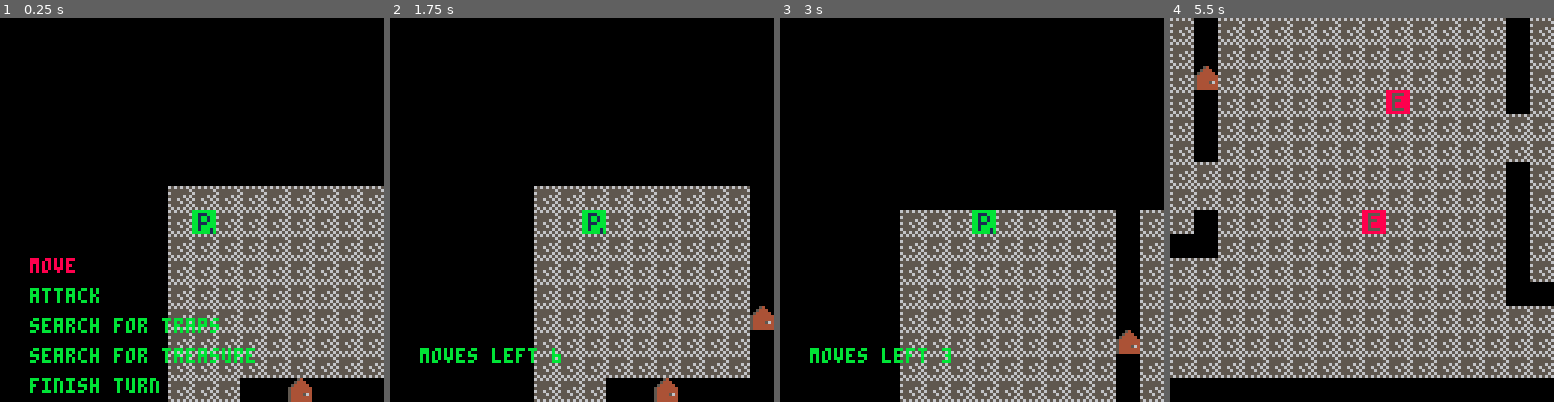
Above: before the commit, frames 1-4 (left to right).
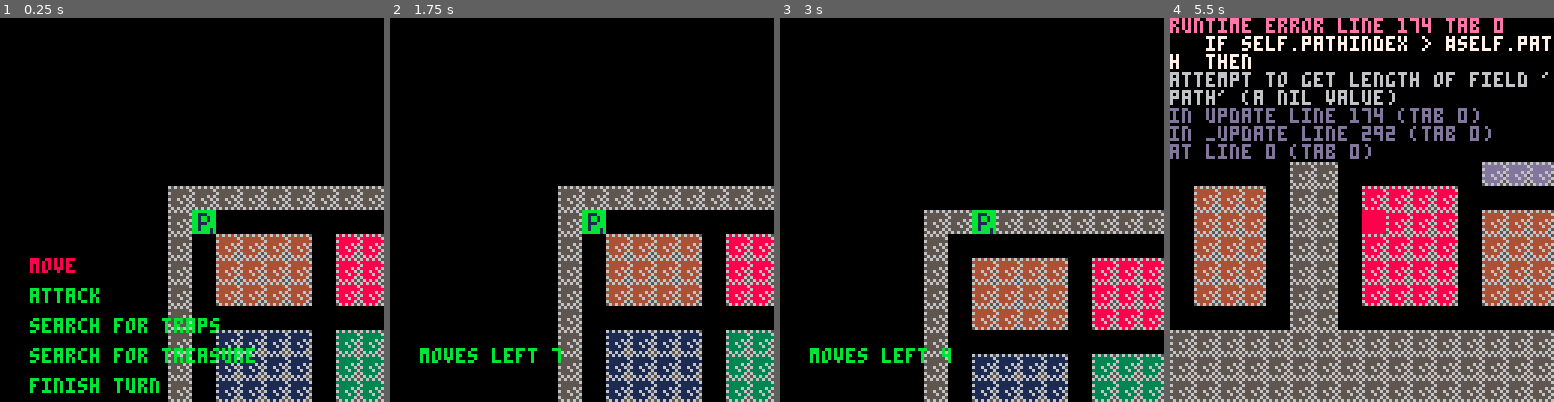
Above: after the commit, the same moments.

Repository: rad-corps/HQuest
Game: PICO-8 cartridge hq.p8
The game is run twice, just before and just after one commit, with the same random seed, the same clock (stepped at 60 frames per second) and the same inputs.
Inputs:
- Up to frame 1 (0.25 s): no input
- Up to frame 2 (1.75 s): tap X (X key) at 0.33, 1.07 s; tap O (Z key) at 0.7, 1.7 s; hold Right from 1.6 s (still down)
- Up to frame 3 (3 s): tap X (X key) at 1.85, 2.97 s; release Right at 2.1 s; tap O (Z key) at 2.1, 2.5, 2.9 s; hold Up 2.15-2.42 s; hold Right from 2.47 s (still down)
- Up to frame 4 (5.5 s): release Right at 3.03 s; hold Left 3.08-3.58 s; tap O (Z key) every 0.4 s from 3.3 to 5.3 s; hold Down 3.63-3.97 s; hold Right 4.02-4.68 s; tap X (X key) at 4.08, 5.2 s; hold Up 4.73-5.03 s; hold Left from 5.08 s (still down)

The runs differ from the first frame. In frame 1, 19% of the frame differs, in the area x 50-100%, y 50-100%; in frame 2, 24%; in frame 3, 23%; in frame 4, 72%, in the area x 0-100%, y 0-100%.
Error after the commit: runtime error line 174 tab 0; if self.pathindex > #self.path then; attempt to get length of field 'path' (a nil value)

Commit message:
modelled HQ board

Diff:
--- a/hq.p8
+++ b/hq.p8
@@ -455,14 +455,14 @@
 88088888880888888808888888088888000000000000000000000000000000000000000000000000000000000000000000000000000000000000000000000000
 88000088880000888800008888000088000000000000000000000000000000000000000000000000000000000000000000000000000000000000000000000000
 88888888888888888888888888888888000000000000000000000000000000000000000000000000000000000000000000000000000000000000000000000000
-00000000656565650000000000000000000000000000000000000000000000000000000000000000000000000000000000000000000000000000000000000000
-00000000555555560000000000000000000000000000000000000000000000000000000000000000000000000000000000000000000000000000000000000000
-00000000655555550000000000000000000000000000000000000000000000000000000000000000000000000000000000000000000000000000000000000000
-00000000555556560000000000000000000000000000000000000000000000000000000000000000000000000000000000000000000000000000000000000000
-00000000655655650000000000000000000000000000000000000000000000000000000000000000000000000000000000000000000000000000000000000000
-00000000555565560000000000000000000000000000000000000000000000000000000000000000000000000000000000000000000000000000000000000000
-00000000655555650000000000000000000000000000000000000000000000000000000000000000000000000000000000000000000000000000000000000000
-00000000565656560000000000000000000000000000000000000000000000000000000000000000000000000000000000000000000000000000000000000000
+000000006565656564646465686868656c6c6c656d6d6d65616161656f6f6f656e6e6e6563636365000000000000000000000000000000000000000000000000
+00000000555555564444444688888886ccccccc6ddddddd611111116fffffff6eeeeeee633333336000000000000000000000000000000000000000000000000
+000000006555555564444444688888886ccccccc6ddddddd611111116fffffff6eeeeeee63333333000000000000000000000000000000000000000000000000
+00000000555556564444464688888686ccccc6c6ddddd6d611111616fffff6f6eeeee6e633333636000000000000000000000000000000000000000000000000
+000000006556556564464465688688656cc6cc656dd6dd65611611656ff6ff656ee6ee6563363365000000000000000000000000000000000000000000000000
+00000000555565564444644688886886cccc6cc6dddd6dd611116116ffff6ff6eeee6ee633336336000000000000000000000000000000000000000000000000
+000000006555556564444465688888656ccccc656ddddd65611111656fffff656eeeee6563333365000000000000000000000000000000000000000000000000
+0000000056565656564646565686865656c6c65656d6d6565616165656f6f65656e6e65656363656000000000000000000000000000000000000000000000000
 00054000000000000000000000000000000000000000000000000000000000000000000000000000000000000000000000000000000000000000000000000000
 00544400000000000000000000000000000000000000000000000000000000000000000000000000000000000000000000000000000000000000000000000000
 05444440000000000000000000000000000000000000000000000000000000000000000000000000000000000000000000000000000000000000000000000000
@@ -572,165 +572,165 @@
 0000000000000000000000000000000000000000000000000000000000000000000000000000000000000000000000000000000000000000000000000000000000000000000000000000000000000000000000000000000000000000000000000000000000000000000000000000000000000000000000000000000000000000
 0000000000000000000000000000000000000000000000000000000000000000000000000000000000000000000000000000000000000000000000000000000000000000000000000000000000000000000000000000000000000000000000000000000000000000000000000000000000000000000000000000000000000000
 __map__
-2121212121212121212021212121212121212121212121212121212121212121000000000000000000000000000000000000000000000000000000000000000000000000000000000000000000000000000000000000000000000000000000000000000000000000000000000000000000000000000000000000000000000000
-2121212121212121212021212121212121212121212121212121212121212121000000000000000000000000000000000000000000000000000000000000000000000000000000000000000000000000000000000000000000000000000000000000000000000000000000000000000000000000000000000000000000000000
-2121212121212121212021212121212121212121212121212121212121212121000000000000000000000000000000000000000000000000000000000000000000000000000000000000000000000000000000000000000000000000000000000000000000000000000000000000000000000000000000000000000000000000
-2121212121212121212021212121212121212121212121212121212121212121000000000000000000000000000000000000000000000000000000000000000000000000000000000000000000000000000000000000000000000000000000000000000000000000000000000000000000000000000000000000000000000000
-2121212121212121212021212121212121212121212121212121212121212121000000000000000000000000000000000000000000000000000000000000000000000000000000000000000000000000000000000000000000000000000000000000000000000000000000000000000000000000000000000000000000000000
-2121212121212121213021212121212121212121212121212121212121212121000000000000000000000000000000000000000000000000000000000000000000000000000000000000000000000000000000000000000000000000000000000000000000000000000000000000000000000000000000000000000000000000
-2121212121212121212021212121212121212121212121212121212121212121000000000000000000000000000000000000000000000000000000000000000000000000000000000000000000000000000000000000000000000000000000000000000000000000000000000000000000000000000000000000000000000000
-2121212121212121212021212121212121212121212121212121212121212121000000000000000000000000000000000000000000000000000000000000000000000000000000000000000000000000000000000000000000000000000000000000000000000000000000000000000000000000000000000000000000000000
-2121212020302020202020202121212121212121212121212121212121212121000000000000000000000000000000000000000000000000000000000000000000000000000000000000000000000000000000000000000000000000000000000000000000000000000000000000000000000000000000000000000000000000
-2020202021212121212121202020202020202121202020202020202020202020000000000000000000000000000000000000000000000000000000000000000000000000000000000000000000000000000000000000000000000000000000000000000000000000000000000000000000000000000000000000000000000000
-2121212121212121212121212021212121212121212121212120212121212121000000000000000000000000000000000000000000000000000000000000000000000000000000000000000000000000000000000000000000000000000000000000000000000000000000000000000000000000000000000000000000000000
-2121212121212121212121212021212121212121212121212120212121212121000000000000000000000000000000000000000000000000000000000000000000000000000000000000000000000000000000000000000000000000000000000000000000000000000000000000000000000000000000000000000000000000
-2121212121212121212121213021212121212121212121212120212121212121000000000000000000000000000000000000000000000000000000000000000000000000000000000000000000000000000000000000000000000000000000000000000000000000000000000000000000000000000000000000000000000000
-2121212121212121212121212021212121212121212121212120212121212121000000000000000000000000000000000000000000000000000000000000000000000000000000000000000000000000000000000000000000000000000000000000000000000000000000000000000000000000000000000000000000000000
-2121212121212121212121212021212121212121212121212121212121212121000000000000000000000000000000000000000000000000000000000000000000000000000000000000000000000000000000000000000000000000000000000000000000000000000000000000000000000000000000000000000000000000
-2121212121212121212121212021212121212121212121212121212121212121000000000000000000000000000000000000000000000000000000000000000000000000000000000000000000000000000000000000000000000000000000000000000000000000000000000000000000000000000000000000000000000000
-2121212121212121212121212121212121212121212121212120212121212121000000000000000000000000000000000000000000000000000000000000000000000000000000000000000000000000000000000000000000000000000000000000000000000000000000000000000000000000000000000000000000000000
-2121212121212121212121212121212121212121212121212120212121212121000000000000000000000000000000000000000000000000000000000000000000000000000000000000000000000000000000000000000000000000000000000000000000000000000000000000000000000000000000000000000000000000
-2121212121212121212121212021212121212121212121212120212121212121000000000000000000000000000000000000000000000000000000000000000000000000000000000000000000000000000000000000000000000000000000000000000000000000000000000000000000000000000000000000000000000000
-2020202020203020202020202021212121212121212121212120212121212121000000000000000000000000000000000000000000000000000000000000000000000000000000000000000000000000000000000000000000000000000000000000000000000000000000000000000000000000000000000000000000000000
-2121212121212121212021212121212121212121212121212120212121212121000000000000000000000000000000000000000000000000000000000000000000000000000000000000000000000000000000000000000000000000000000000000000000000000000000000000000000000000000000000000000000000000
-2121212121212121212021212121212121212121212121212120202021202020000000000000000000000000000000000000000000000000000000000000000000000000000000000000000000000000000000000000000000000000000000000000000000000000000000000000000000000000000000000000000000000000
-2121212121212121212021212121212121212121212121212121212121212121000000000000000000000000000000000000000000000000000000000000000000000000000000000000000000000000000000000000000000000000000000000000000000000000000000000000000000000000000000000000000000000000
-2121212121212121212021212121212121212121212121212121212121212121000000000000000000000000000000000000000000000000000000000000000000000000000000000000000000000000000000000000000000000000000000000000000000000000000000000000000000000000000000000000000000000000
-2121212121212121212021212121212121212121212121212121212121212121000000000000000000000000000000000000000000000000000000000000000000000000000000000000000000000000000000000000000000000000000000000000000000000000000000000000000000000000000000000000000000000000
-2020202020202020302020202020202020202020202020202020202020202020000000000000000000000000000000000000000000000000000000000000000000000000000000000000000000000000000000000000000000000000000000000000000000000000000000000000000000000000000000000000000000000000
-2121212121212121212121212121212121212121212121212121212121212121000000000000000000000000000000000000000000000000000000000000000000000000000000000000000000000000000000000000000000000000000000000000000000000000000000000000000000000000000000000000000000000000
-2121212121212121212121212121212121212121212121212121212121212121000000000000000000000000000000000000000000000000000000000000000000000000000000000000000000000000000000000000000000000000000000000000000000000000000000000000000000000000000000000000000000000000
-2121212121212121212121212121212121212121212121212121212121212121000000000000000000000000000000000000000000000000000000000000000000000000000000000000000000000000000000000000000000000000000000000000000000000000000000000000000000000000000000000000000000000000
-2121212121212121212121212121212121212121212121212121212121212121000000000000000000000000000000000000000000000000000000000000000000000000000000000000000000000000000000000000000000000000000000000000000000000000000000000000000000000000000000000000000000000000
-2121212121212121212121212121212121212121212121212121212121212121000000000000000000000000000000000000000000000000000000000000000000000000000000000000000000000000000000000000000000000000000000000000000000000000000000000000000000000000000000000000000000000000
-2121212121212121212121212121212121212121212121212121212121212121000000000000000000000000000000000000000000000000000000000000000000000000000000000000000000000000000000000000000000000000000000000000000000000000000000000000000000000000000000000000000000000000
-…(130 lines of a section not shown)…
+2121212121212121212121212121212121212121212121212121212121212121212100000000000000000000000000000000000000000000000000000000000000000000000000000000000000000000000000000000000000000000000000000000000000000000000000000000000000000000000000000000000000000000
+2120202020202020202020202020202021212020202020202020202020202020202100000000000000000000000000000000000000000000000000000000000000000000000000000000000000000000000000000000000000000000000000000000000000000000000000000000000000000000000000000000000000000000
+2120222222222023232323202424242021212023232320252525252022222222202100000000000000000000000000000000000000000000000000000000000000000000000000000000000000000000000000000000000000000000000000000000000000000000000000000000000000000000000000000000000000000000
+2120222222222023232323202424242021212023232320252525252022222222202100000000000000000000000000000000000000000000000000000000000000000000000000000000000000000000000000000000000000000000000000000000000000000000000000000000000000000000000000000000000000000000
+2120222222222023232323202424242021212023232320252525252022222222202100000000000000000000000000000000000000000000000000000000000000000000000000000000000000000000000000000000000000000000000000000000000000000000000000000000000000000000000000000000000000000000
+2120202020202020202020202424242021212023232320252525252022222222202100000000000000000000000000000000000000000000000000000000000000000000000000000000000000000000000000000000000000000000000000000000000000000000000000000000000000000000000000000000000000000000
+2120262626262029292929202424242021212023232320202020202020202020202100000000000000000000000000000000000000000000000000000000000000000000000000000000000000000000000000000000000000000000000000000000000000000000000000000000000000000000000000000000000000000000
+2120262626262029292929202020202021212020202020222222222027272727202100000000000000000000000000000000000000000000000000000000000000000000000000000000000000000000000000000000000000000000000000000000000000000000000000000000000000000000000000000000000000000000
+2120262626262029292929202121212121212121212120222222222027272727202100000000000000000000000000000000000000000000000000000000000000000000000000000000000000000000000000000000000000000000000000000000000000000000000000000000000000000000000000000000000000000000
+2120262626262029292929202120202020202020202120222222222027272727202100000000000000000000000000000000000000000000000000000000000000000000000000000000000000000000000000000000000000000000000000000000000000000000000000000000000000000000000000000000000000000000
+2120262626262029292929202120252525252525202120222222222027272727202100000000000000000000000000000000000000000000000000000000000000000000000000000000000000000000000000000000000000000000000000000000000000000000000000000000000000000000000000000000000000000000
+2120202020202020202020202120252525252525202120202020202020202020202100000000000000000000000000000000000000000000000000000000000000000000000000000000000000000000000000000000000000000000000000000000000000000000000000000000000000000000000000000000000000000000
+2121212121212121212121212120252525252525202121212121212121212121212100000000000000000000000000000000000000000000000000000000000000000000000000000000000000000000000000000000000000000000000000000000000000000000000000000000000000000000000000000000000000000000
+2120202020202020202020202120252525252525202120202020202020202020202100000000000000000000000000000000000000000000000000000000000000000000000000000000000000000000000000000000000000000000000000000000000000000000000000000000000000000000000000000000000000000000
+2120272727202424202525202120252525252525202120252525252022222222202100000000000000000000000000000000000000000000000000000000000000000000000000000000000000000000000000000000000000000000000000000000000000000000000000000000000000000000000000000000000000000000
+2120272727202424202525202120202020202020202120252525252022222222202100000000000000000000000000000000000000000000000000000000000000000000000000000000000000000000000000000000000000000000000000000000000000000000000000000000000000000000000000000000000000000000
+2120272727202424202525202121212121212121212120252525252022222222202100000000000000000000000000000000000000000000000000000000000000000000000000000000000000000000000000000000000000000000000000000000000000000000000000000000000000000000000000000000000000000000
+2120272727202020202020202020202021212020202020202525252022222222202100000000000000000000000000000000000000000000000000000000000000000000000000000000000000000000000000000000000000000000000000000000000000000000000000000000000000000000000000000000000000000000
+2120202020202323232323202222222021212023232323202020202020202020202100000000000000000000000000000000000000000000000000000000000000000000000000000000000000000000000000000000000000000000000000000000000000000000000000000000000000000000000000000000000000000000
+2120262626202323232323202222222021212023232323202222222029292929202100000000000000000000000000000000000000000000000000000000000000000000000000000000000000000000000000000000000000000000000000000000000000000000000000000000000000000000000000000000000000000000
+2120262626202323232323202222222021212023232323202222222029292929202100000000000000000000000000000000000000000000000000000000000000000000000000000000000000000000000000000000000000000000000000000000000000000000000000000000000000000000000000000000000000000000
+2120262626202323232323202222222021212023232323202222222029292929202100000000000000000000000000000000000000000000000000000000000000000000000000000000000000000000000000000000000000000000000000000000000000000000000000000000000000000000000000000000000000000000
+2120262626202323232323202222222021212023232323202222222029292929202100000000000000000000000000000000000000000000000000000000000000000000000000000000000000000000000000000000000000000000000000000000000000000000000000000000000000000000000000000000000000000000
+2120202020202020202020202020202021212020202020202020202020202020202100000000000000000000000000000000000000000000000000000000000000000000000000000000000000000000000000000000000000000000000000000000000000000000000000000000000000000000000000000000000000000000
+2121212121212121212121212121212121212121212121212121212121212121212100000000000000000000000000000000000000000000000000000000000000000000000000000000000000000000000000000000000000000000000000000000000000000000000000000000000000000000000000000000000000000000
+2121212121212121212121212121212121212121212121212121212121212121212100000000000000000000000000000000000000000000000000000000000000000000000000000000000000000000000000000000000000000000000000000000000000000000000000000000000000000000000000000000000000000000
+2121212121212121212121212121212121212121212121212121212121212121212100000000000000000000000000000000000000000000000000000000000000000000000000000000000000000000000000000000000000000000000000000000000000000000000000000000000000000000000000000000000000000000
+2121212121212121212121212121212121212121212121212121212121212121212100000000000000000000000000000000000000000000000000000000000000000000000000000000000000000000000000000000000000000000000000000000000000000000000000000000000000000000000000000000000000000000
+2121212121212121212121212121212121212121212121212121212121212121212100000000000000000000000000000000000000000000000000000000000000000000000000000000000000000000000000000000000000000000000000000000000000000000000000000000000000000000000000000000000000000000
+2121212121212121212121212121212121212121212121212121212121212121212100000000000000000000000000000000000000000000000000000000000000000000000000000000000000000000000000000000000000000000000000000000000000000000000000000000000000000000000000000000000000000000
+2121212121212121212121212121212121212121212121212121212121212121212100000000000000000000000000000000000000000000000000000000000000000000000000000000000000000000000000000000000000000000000000000000000000000000000000000000000000000000000000000000000000000000
+2121212121212121212121212121212121212121212121212121212121212121212100000000000000000000000000000000000000000000000000000000000000000000000000000000000000000000000000000000000000000000000000000000000000000000000000000000000000000000000000000000000000000000
+…(130 lines of a section not shown)…
